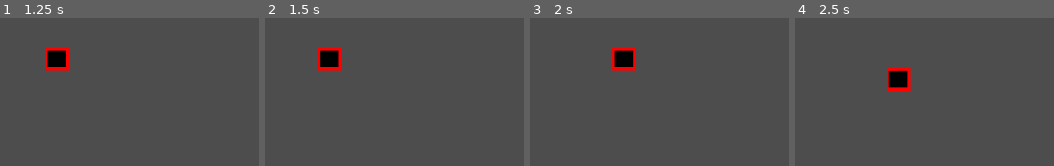
Above: before the commit, frames 1-4 (left to right).
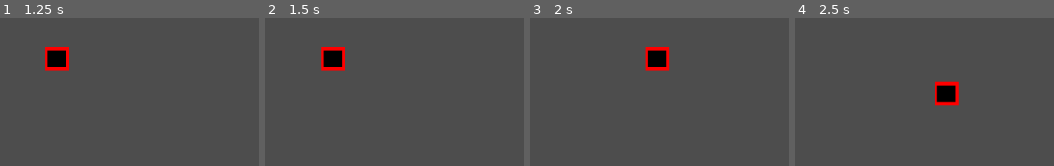
Above: after the commit, the same moments.

Repository: Pi-pol/Tachyon-race
Game: Godot game, scene res://Scenes/MainMenu.tscn
The game is run twice, just before and just after one commit, with the same random seed, the same clock (stepped at 60 frames per second) and the same inputs.
Inputs (mouse positions are in pixels of both pictures, inside the frame that each line leads up to):
- Up to frame 1 (1.25 s): click "START GAME!" at 0.5 s
- Up to frame 2 (1.5 s): tap Enter at 1.25 s; move the mouse to (outside the picture) at 1.27 s; hold Right (ui_right) from 1.28 s (still down); click (outside the picture) at 1.42 s
- Up to frame 3 (2 s): keep holding Right (ui_right)
- Up to frame 4 (2.5 s): move the mouse to (outside the picture) at 2.02 s; release Right (ui_right) at 2.03 s; hold Down (ui_down) from 2.03 s (still down)

Frame 1 is identical in both runs. In frame 2, 0.8% of the frame differs, in the area x 20-31%, y 19-36%; in frame 3, 3.1%; in frame 4, 3.1%, in the area x 35-64%, y 33-60%.

Commit message:
player scene

Diff:
--- a/Scenes/1stlevel.tscn
+++ b/Scenes/1stlevel.tscn
@@ -1,23 +1,7 @@
-[gd_scene load_steps=4 format=3 uid="uid://oo0vn7fcpglf"]
+[gd_scene load_steps=2 format=3 uid="uid://c44yqnwenq6m5"]
 
-[ext_resource type="Script" path="res://Scripts/Player.gd" id="1_56cqw"]
-[ext_resource type="Texture2D" uid="uid://begckgk320i22" path="res://character.png" id="2_xif6h"]
-
-[sub_resource type="CapsuleShape2D" id="CapsuleShape2D_r6njw"]
-radius = 9.0
-height = 32.0
+[ext_resource type="PackedScene" uid="uid://cou6e7lwr78fq" path="res://Scenes/player.tscn" id="1_y7u1b"]
 
 [node name="1Stlevel" type="Node2D"]
 
-[node name="CharacterBody2D" type="CharacterBody2D" parent="."]
-position = Vector2(77, 55)
-script = ExtResource("1_56cqw")
-metadata/_edit_group_ = true
-
-[node name="Sprite2D" type="Sprite2D" parent="CharacterBody2D"]
-texture = ExtResource("2_xif6h")
-
-[node name="CollisionShape2D" type="CollisionShape2D" parent="CharacterBody2D"]
-position = Vector2(0, 7)
-rotation = 1.5708
-shape = SubResource("CapsuleShape2D_r6njw")
+[node name="Player" parent="." instance=ExtResource("1_y7u1b")]
--- /dev/null
+++ b/Scenes/player.tscn
@@ -0,0 +1,21 @@
+[gd_scene load_steps=4 format=3 uid="uid://cou6e7lwr78fq"]
+
+[ext_resource type="Script" path="res://Scripts/Player.gd" id="1_w5a3e"]
+[ext_resource type="Texture2D" uid="uid://begckgk320i22" path="res://character.png" id="2_r2641"]
+
+[sub_resource type="CapsuleShape2D" id="CapsuleShape2D_r6njw"]
+radius = 9.0
+height = 32.0
+
+[node name="Player" type="CharacterBody2D"]
+position = Vector2(77, 55)
+script = ExtResource("1_w5a3e")
+metadata/_edit_group_ = true
+
+[node name="Sprite2D" type="Sprite2D" parent="."]
+texture = ExtResource("2_r2641")
+
+[node name="CollisionShape2D" type="CollisionShape2D" parent="."]
+position = Vector2(0, 7)
+rotation = 1.5708
+shape = SubResource("CapsuleShape2D_r6njw")
--- a/Scripts/Player.gd
+++ b/Scripts/Player.gd
@@ -1,8 +1,8 @@
 extends CharacterBody2D
 
-const ACCELERATION =500
-const MAX_SPEED =80
-const FRICTION = 500
+const ACCELERATION =700
+const MAX_SPEED =160
+const FRICTION = 700
 
 func _physics_process(delta):
 	var input_vector = Vector2.ZERO
